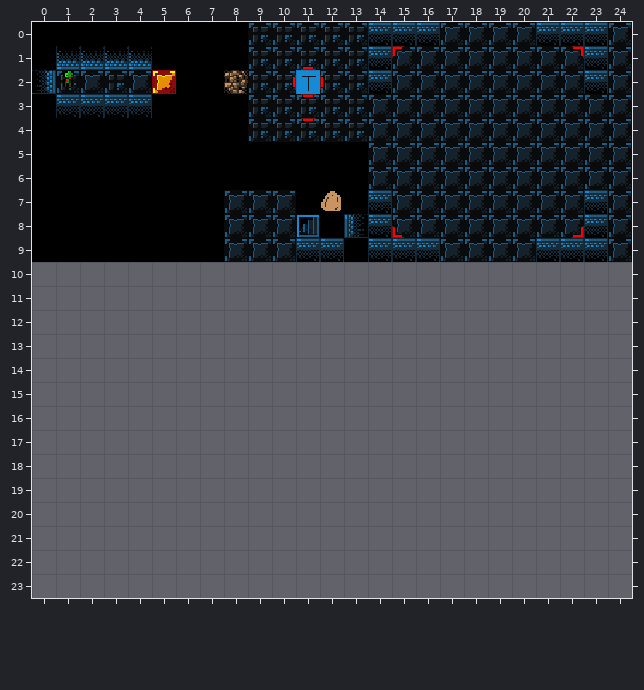
Tiled map -- data/levels/tmx/L03-Pushing.tmx. Above is the file before it was changed.
Cells are 16x16 px. Shown: x 0..24, y 0..23. The old version is drawn lined up with the new one.
New version:
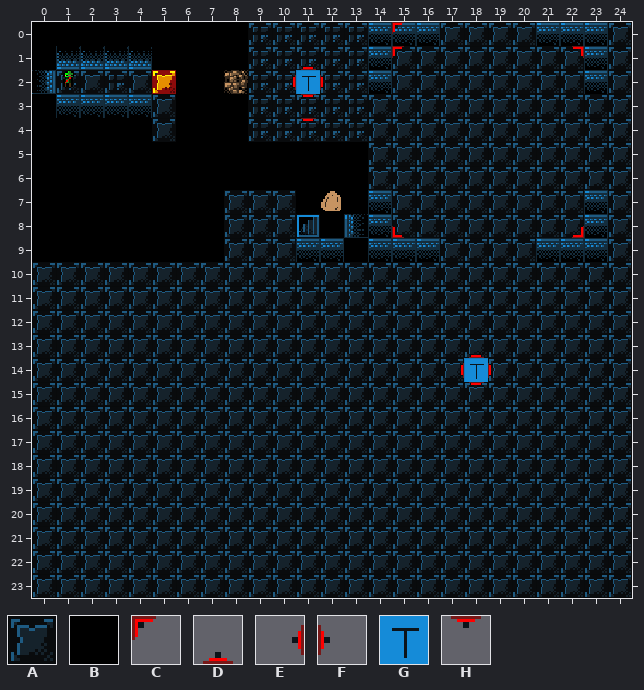
Key: from "newtiledsheet": A 19, B 21, C 130, D 140, E 141, F 142, G 143, H 149.
_ is an empty cell.
Objects are placed by their top-left corner, in cells (3,4 is the top-left corner of cell 3,4); size is 1x1 cell unless given.
The commit says: Make minimap_colour optional, kill offscreen bullets
The exact change:
map size 25x10 -> 25x24 cells
Layer "background":
y 3..4: x 5 B -> A
y 10..23: x 0..24 _________________________ -> AAAAAAAAAAAAAAAAAAAAAAAAA
Layer "objects":
added: C "barrel_down_right" at 15,0
added: D "barrel_up" at 18,13
added: G "tile" at 18,14
added: F "barrel_right" at 19,14
added: E "barrel_left" at 17,14
added: H "barrel_down" at 18,15
